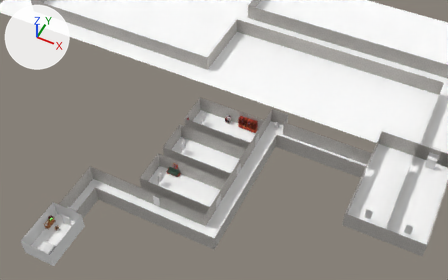
An edit to the glTF model assets/levels/level_2.glb, drawn before and after from the same camera.
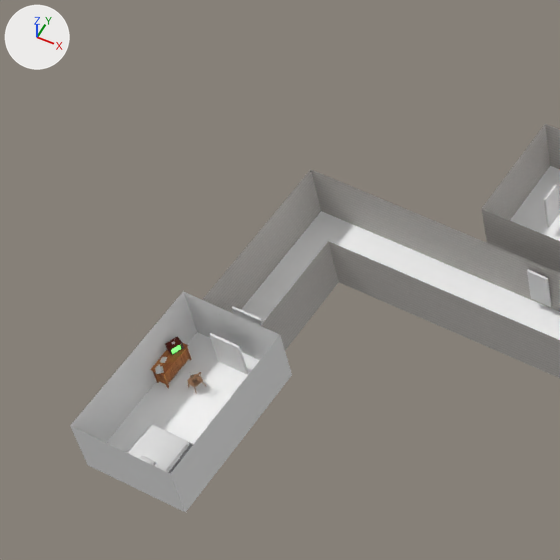
Each version is shown from a 50 mm lens placed at (88.2, -66.8, 154.3), pointed at (35.4, 38.7, 22.3), then close up on the part from 0% to 36% of the width and 42% to 100% of the height. Every picture has the same lights, and +X, +Y and +Z are marked at upper left. The last two pictures show the newer version. Where no turn or scale is listed for an object, it has been applied to the vertices.
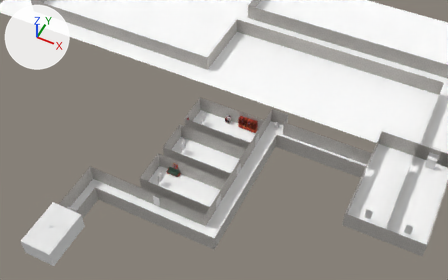
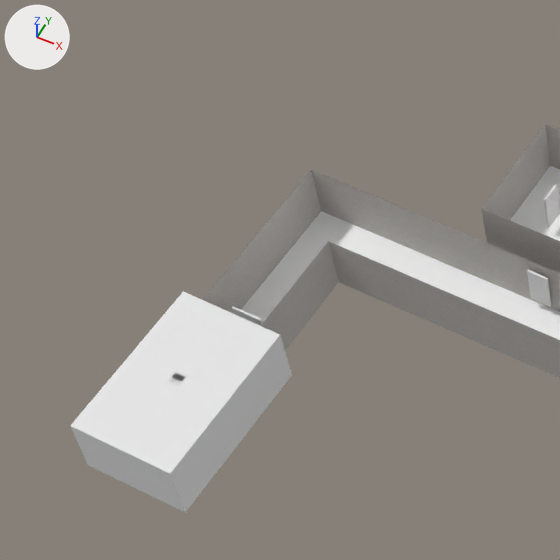
Boxes [x1, y1, x2, y2] around the edits, measured in the close-ups (560 x 560 px):
'ceiling', added: after [70, 291, 280, 473]
'light_source', added: after [168, 373, 185, 386]
'floor', unchanged, covered by the edit: before [106, 332, 260, 453]
'left_wall', unchanged, covered by the edit: before [70, 292, 197, 443]

The change, as a diff of the scene's bpy script:
```diff
--- a/assets/levels/level_2.glb.py
+++ b/assets/levels/level_2.glb.py
@@ mat_material @@
+mat_material = principled_material('Material')
+mat_material.base_color = (0.8, 0.8, 0.8)  # white #e7e7e7
@@ me_cube_022 @@
+me_cube_022.from_pydata(...)  # a box spanning x -0.5..0.5, y -0.5..0.5, z -0.5..0.5
@@ me_mesh_13_001 @@
+me_mesh_13_001.from_pydata([(-5.0, -7.5, 0.0), (5.0, -7.5, 0.0), (-5.0, 7.5, 0.0), (5.0, 7.5, 0.0)], [], [(0, 2, 1), (2, 3, 1)])
+me_mesh_13_001.materials.append(mat_material)  # white #e7e7e7
@@ ob_light_source @@
+ob_light_source = bpy.data.objects.new('light_source', me_cube_022)
+ob_light_source.location = (0.0, 0.0, 5.5)
@@ ob_ceiling @@
+ob_ceiling = bpy.data.objects.new('ceiling', me_mesh_13_001)
+ob_ceiling.location = (0.0, 0.0, 6.0)
```
